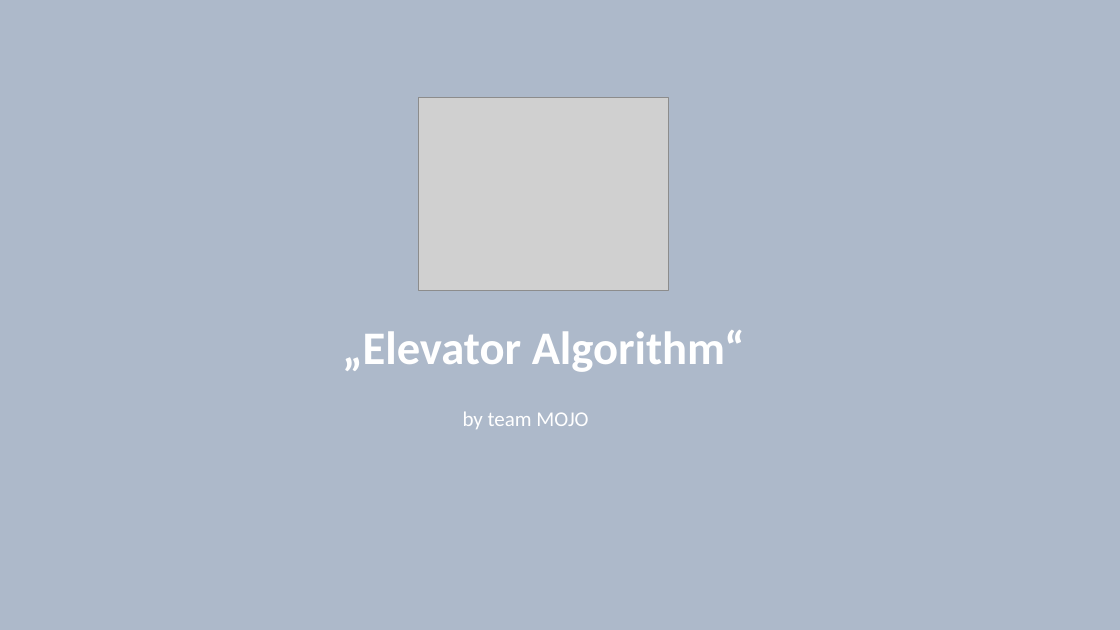
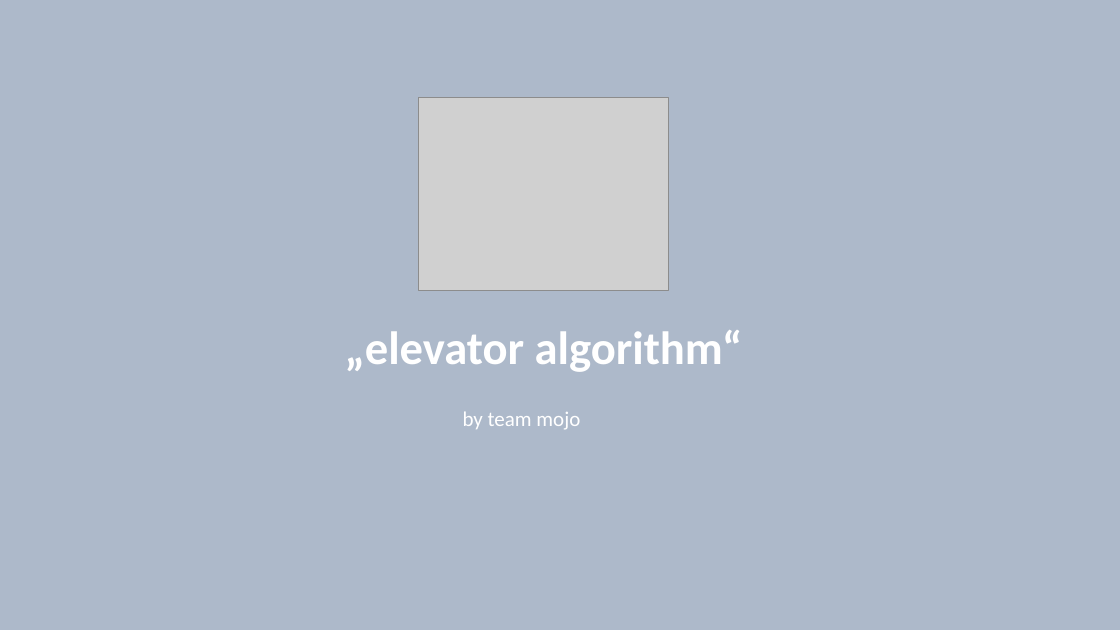
Before and after one commit to RBEGamer/HACK4TK_HACKATHON_2018, a slide deck: slide 1 of presentationHack4tk.pptx. Drawn at 1120x630 pixels with LibreOffice and Linux fonts; fonts in the diff are those of the drawing; grey boxes stand for pictures. Boxes give left, top, right and bottom in pixels: in the first picture for what was removed or moved away, otherwise in the second. Text is boxed around its words. In the diff, an @@ line names an element or a change of style, - is before the commit and + after.

```diff
--- a/presentationHack4tk.pptx
+++ b/presentationHack4tk.pptx
@@ text at (345,330,743,372): text changed @@
-„Elevator Algorithm“
+„elevator algorithm“
@@ text at (463,411,580,430): text changed @@
-by team MOJO
+by team mojo
```
Also in this commit, not shown: 7 other slides changed.
